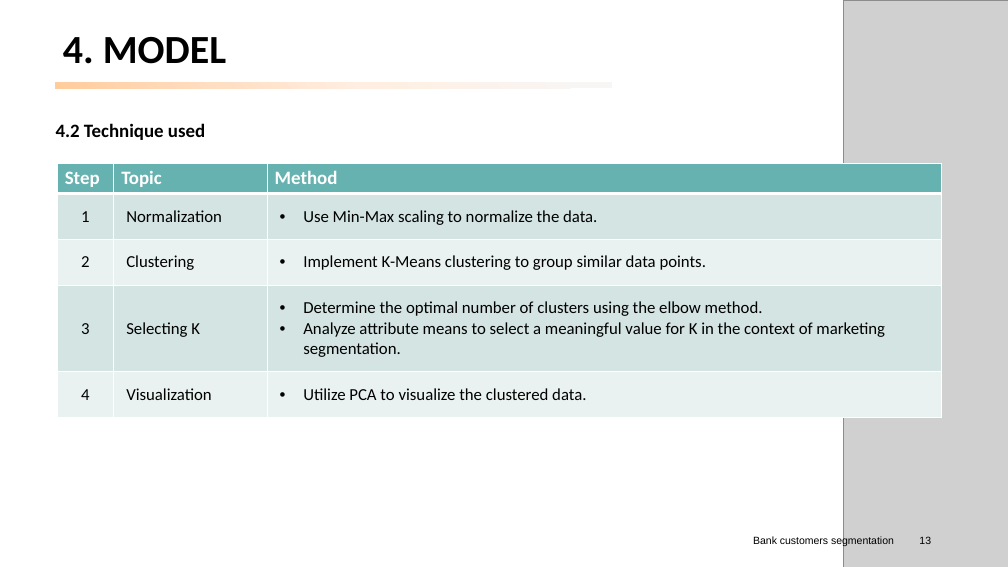
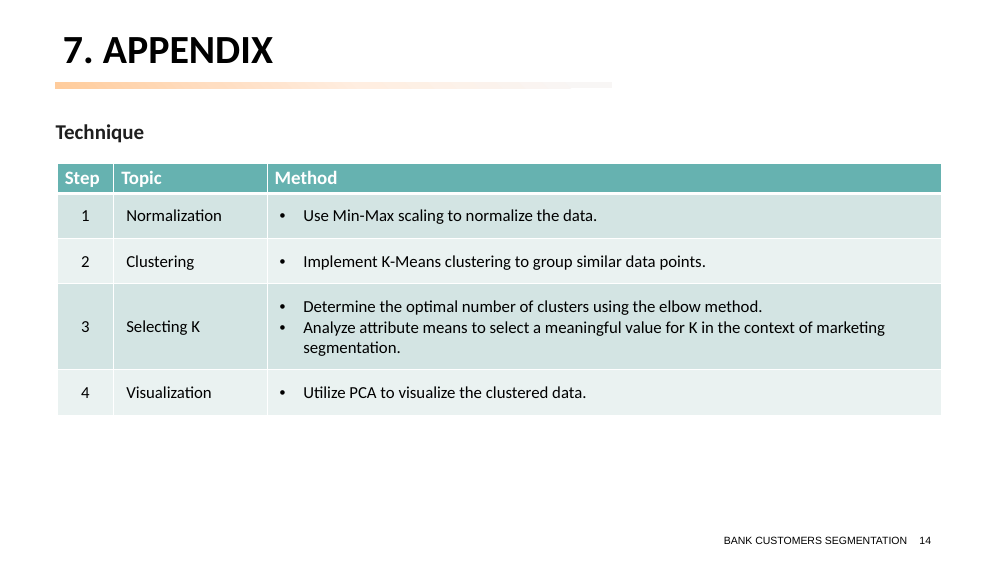
Before and after one commit to peerapat-t/Banking-customer-segmentation, a slide deck: slide 14 of banking customer segmentation.pptx (slide 13 before the commit). Drawn at 1008x567 pixels with LibreOffice and Linux fonts; fonts in the diff are those of the drawing; grey boxes stand for pictures. Boxes give left, top, right and bottom in pixels: in the first picture for what was removed or moved away, otherwise in the second. Text is boxed around its words. In the diff, an @@ line names an element or a change of style, - is before the commit and + after.

```diff
--- a/banking customer segmentation.pptx
+++ b/banking customer segmentation.pptx
@@ picture removed at [843, 0, 1008, 567] @@
@@ title at [63, 37, 273, 64]: text changed @@
-4. MODEL
+7. APPENDIX
@@ text at [56, 124, 145, 143]: text changed; size 18 to 20 pt; text colour #000000 to #1F1F1F @@
-4.2 Technique used
+Technique
@@ text at [724, 536, 907, 544]: text changed @@
-Bank customers segmentation
+BANK CUSTOMERS SEGMENTATION
@@ page number at [919, 536, 931, 544]: text changed @@
-13
+14
```
Also in this commit, not shown: 12 other slides changed, 6 slides added, 5 slides removed, 2 other files.
